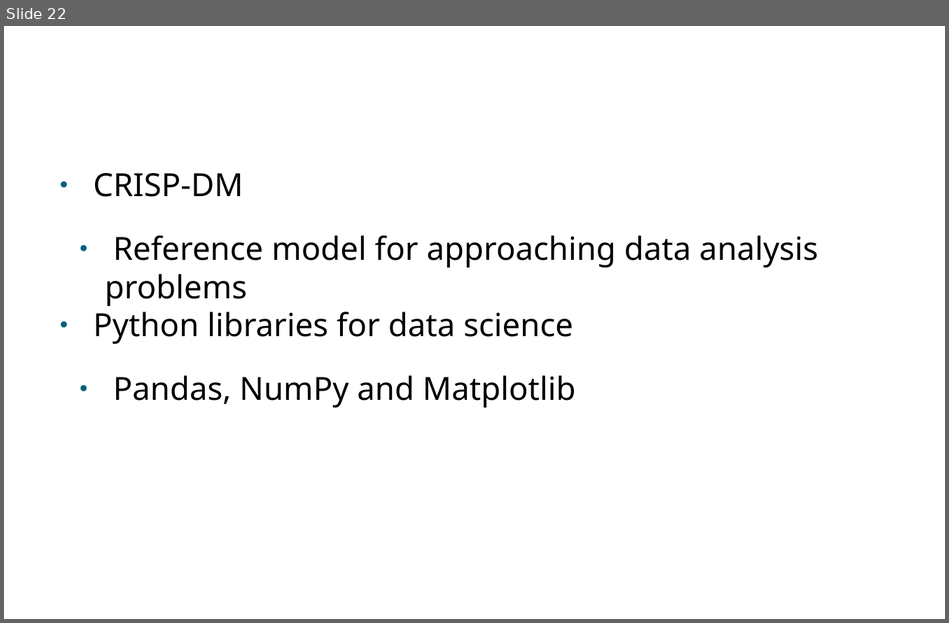
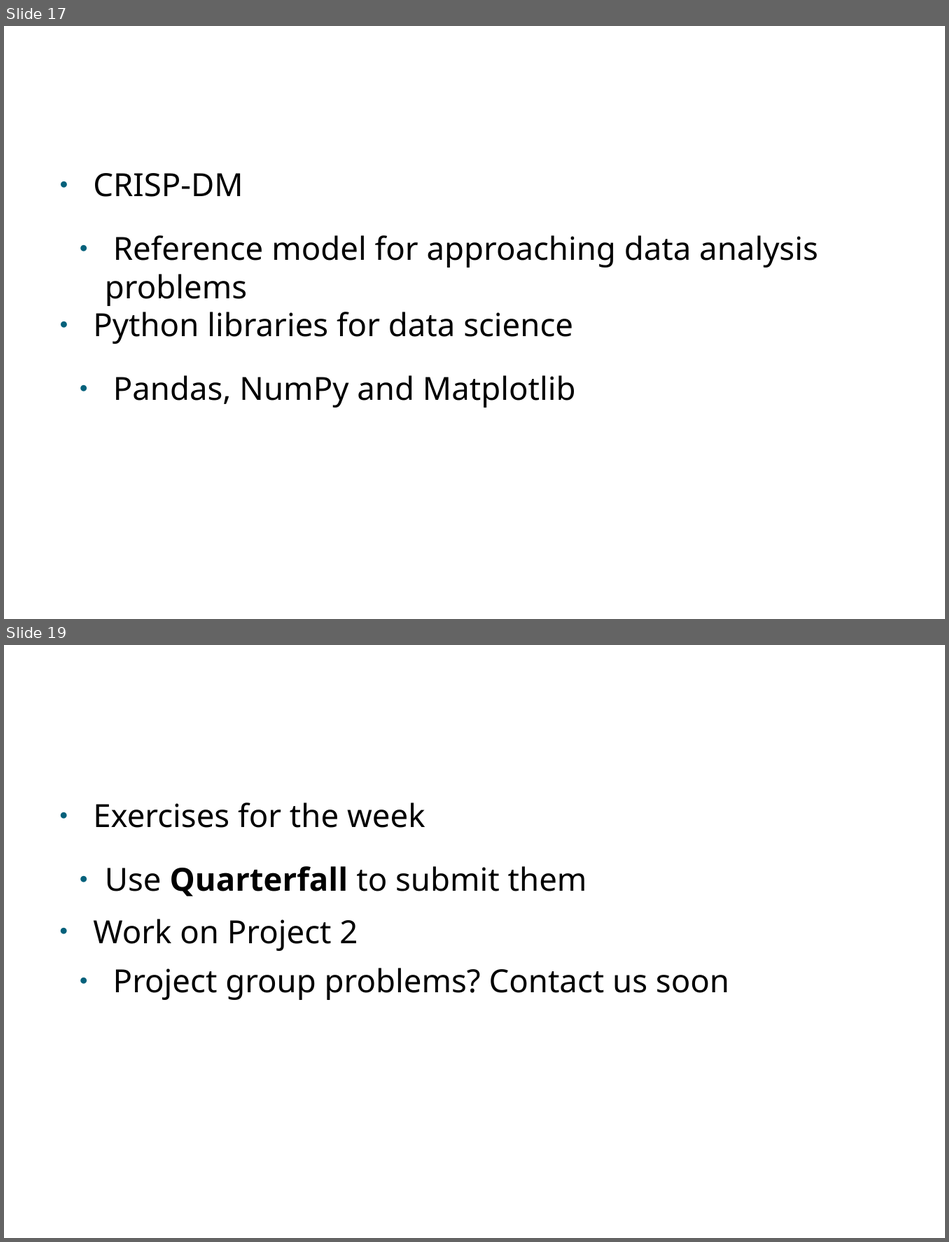
Before and after one commit to PabloMosUU/UssPython, a slide deck: LectureNotes/Module09/09 File IO and Error Handling presentation.odp. Shown one above the other, each under a label of ours: slide 22 before the commit, slides 17 and 19 after it; the slides between them are not shown. The pictures are 949x623 and 949x1242 pixels, drawn with LibreOffice and Linux fonts; fonts in the diff are those of the drawing; background and template pictures are left out. Boxes give left, top, right and bottom in pixels: in the first picture for what was removed or moved away, otherwise in the second. Text is boxed around its words. In the diff, an @@ line names an element or a change of style, - is before the commit and + after.

```diff
--- a/LectureNotes/Module09/09 File IO and Error Handling presentation.odp
+++ b/LectureNotes/Module09/09 File IO and Error Handling presentation.odp
@@ slide 19 added at <box>4,645,945,1238</box>, background picture (left out) @@
@@ text added at <box>93,803,729,1000</box>, 32 pt, text #000000 @@
+● Exercises for the week
+  ● Use Quarterfall to submit them
+● Work on Project 2
+  ● Project group problems? Contact us soon
@@ title added at <box>356,870,387,891</box>, 60 pt, text #FFFFFF @@
+To Do
@@ what was slide 22 is now slide 17 @@
```
Also in this commit, not shown: 3 slides changed, 8 other slides added, 8 slides removed, 4 other files.
